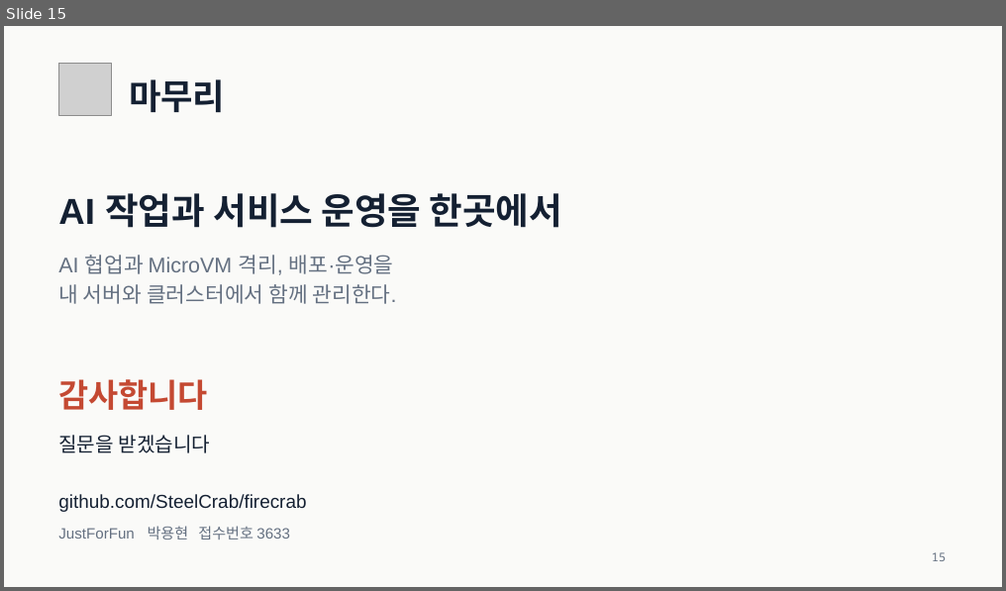
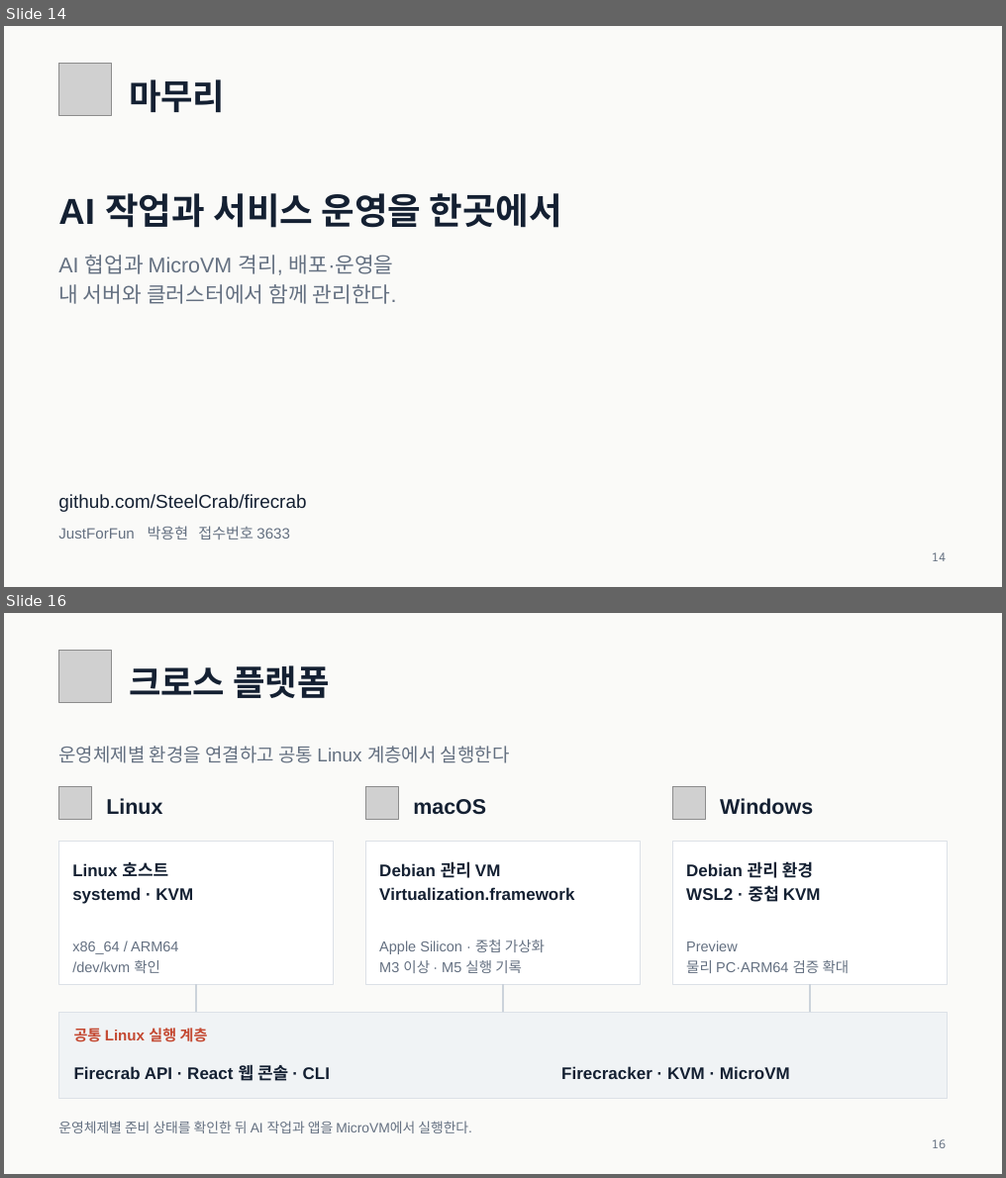
Before and after one commit to SteelCrab/Firecrab-pptx, a slide deck: output/Firecrab_3633_제출자료/제출파일/2026 오픈소스 개발자대회 2차 평가 발표 자료_3633_JustForFun.pptx. Shown one above the other, each under a label of ours: slide 15 before the commit, slides 14 and 16 after it; the slides between them are not shown. The pictures are 1006x591 and 1006x1178 pixels, drawn with LibreOffice and Linux fonts; fonts in the diff are those of the drawing; grey boxes stand for pictures. Boxes give left, top, right and bottom in pixels: in the first picture for what was removed or moved away, otherwise in the second. Text is boxed around its words. In the diff, an @@ line names an element or a change of style, - is before the commit and + after.

```diff
--- a/output/Firecrab_3633_제출자료/제출파일/2026 오픈소스 개발자대회 2차 평가 발표 자료_3633_JustForFun.pptx
+++ b/output/Firecrab_3633_제출자료/제출파일/2026 오픈소스 개발자대회 2차 평가 발표 자료_3633_JustForFun.pptx
@@ slide 16 added at (4, 613, 1002, 1174), background #FAFAF8 @@
@@ picture added at (59, 650, 112, 702) @@
@@ text added at (129, 665, 329, 698), 42 pt, text #142032, bold @@
+크로스 플랫폼
@@ text added at (58, 746, 510, 763), 22.5 pt, text #647081 @@
+운영체제별 환경을 연결하고 공통 Linux 계층에서 실행한다
@@ picture added at (59, 786, 91, 819) @@
@@ picture added at (365, 786, 398, 819) @@
@@ picture added at (672, 786, 705, 819) @@
@@ text added at (106, 798, 162, 814), 25.5 pt, text #142032, bold @@
+Linux
@@ text added at (413, 799, 486, 815), 25.5 pt, text #142032, bold @@
+macOS
@@ text added at (720, 798, 813, 815), 25.5 pt, text #142032, bold @@
+Windows
@@ rectangle added at (59, 841, 334, 985), fill #FFFFFF, outline #DCE1E7 1.13 pt @@
@@ rectangle added at (365, 841, 640, 985), fill #FFFFFF, outline #DCE1E7 1.13 pt @@
@@ rectangle added at (672, 841, 946, 985), fill #FFFFFF, outline #DCE1E7 1.13 pt @@
@@ text added at (72, 862, 193, 904), 20.2 pt, text #142032, bold @@
+Linux 호스트
+systemd · KVM
@@ text added at (379, 861, 574, 900), 20.2 pt, text #142032, bold @@
+Debian 관리 VM
+Virtualization.framework
@@ text added at (686, 861, 821, 902), 20.2 pt, text #142032, bold @@
+Debian 관리 환경
+WSL2 · 중첩 KVM
@@ text added at (72, 942, 178, 973), 17.2 pt, text #647081 @@
+x86_64 / ARM64
+/dev/kvm 확인
@@ text added at (379, 940, 545, 973), 17.2 pt, text #647081 @@
+Apple Silicon · 중첩 가상화
+M3 이상 · M5 실행 기록
@@ text added at (686, 941, 849, 973), 17.2 pt, text #647081 @@
+Preview
+물리 PC·ARM64 검증 확대
@@ line added from (196, 985) to (196, 1012), #B4BFCC 1.5 pt @@
@@ line added from (503, 985) to (503, 1012), #B4BFCC 1.5 pt @@
@@ line added from (810, 985) to (810, 1012), #B4BFCC 1.5 pt @@
@@ rectangle added at (59, 1012, 946, 1098), fill #F0F3F5, outline #DCE1E7 1.13 pt @@
@@ text added at (74, 1028, 208, 1043), 18 pt, text #C44932, bold @@
+공통 Linux 실행 계층
@@ text added at (74, 1062, 330, 1085), 20.2 pt, text #142032, bold @@
+Firecrab API · React 웹 콘솔 · CLI
@@ text added at (561, 1066, 790, 1079), 20.2 pt, text #142032, bold @@
+Firecracker · KVM · MicroVM
@@ text added at (58, 1121, 472, 1134), 16.5 pt, text #647081 @@
+운영체제별 준비 상태를 확인한 뒤 AI 작업과 앱을 MicroVM에서 실행한다.
@@ text added at (932, 1140, 945, 1149), 14.2 pt, text #647081 @@
+16
@@ what was slide 15 is now slide 14 @@
@@ slide 14 changed as well @@
@@ text removed at (58, 379, 208, 410) @@
-감사합니다
@@ text removed at (58, 435, 211, 454) @@
-질문을 받겠습니다
@@ text at (932, 553, 945, 562): text changed @@
-15
+14
```
Also in this commit, not shown: 5 other slides changed, 3 other slides added, 4 slides removed, 32 other files.
